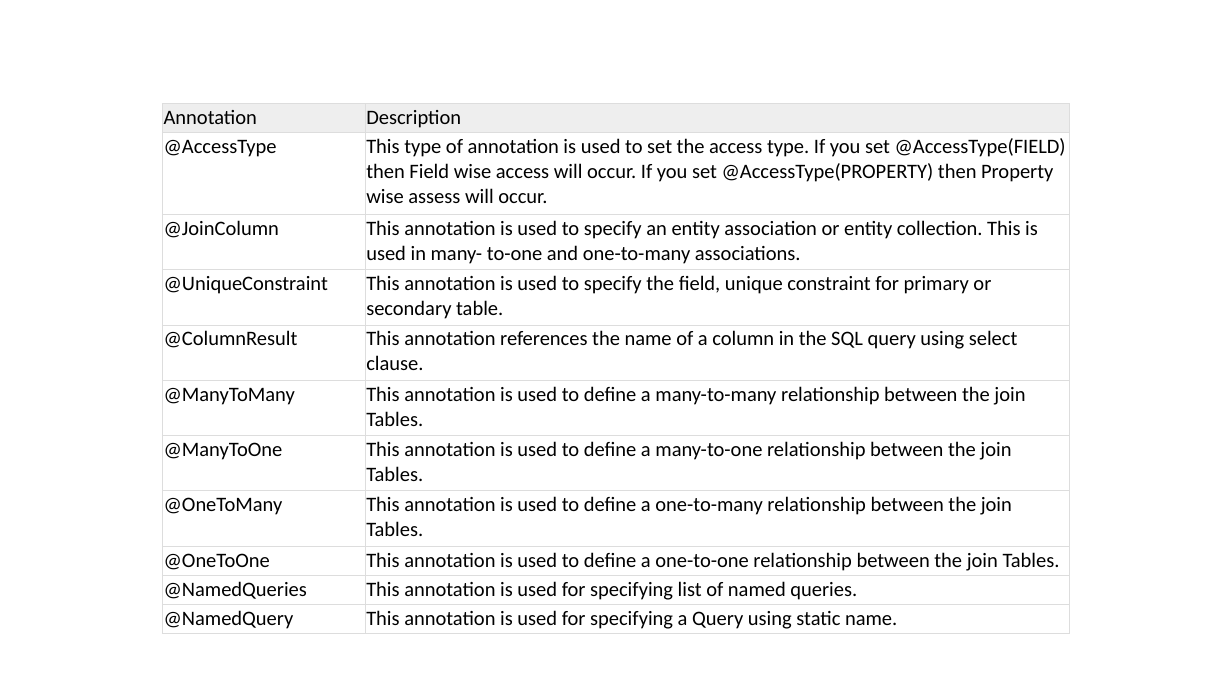
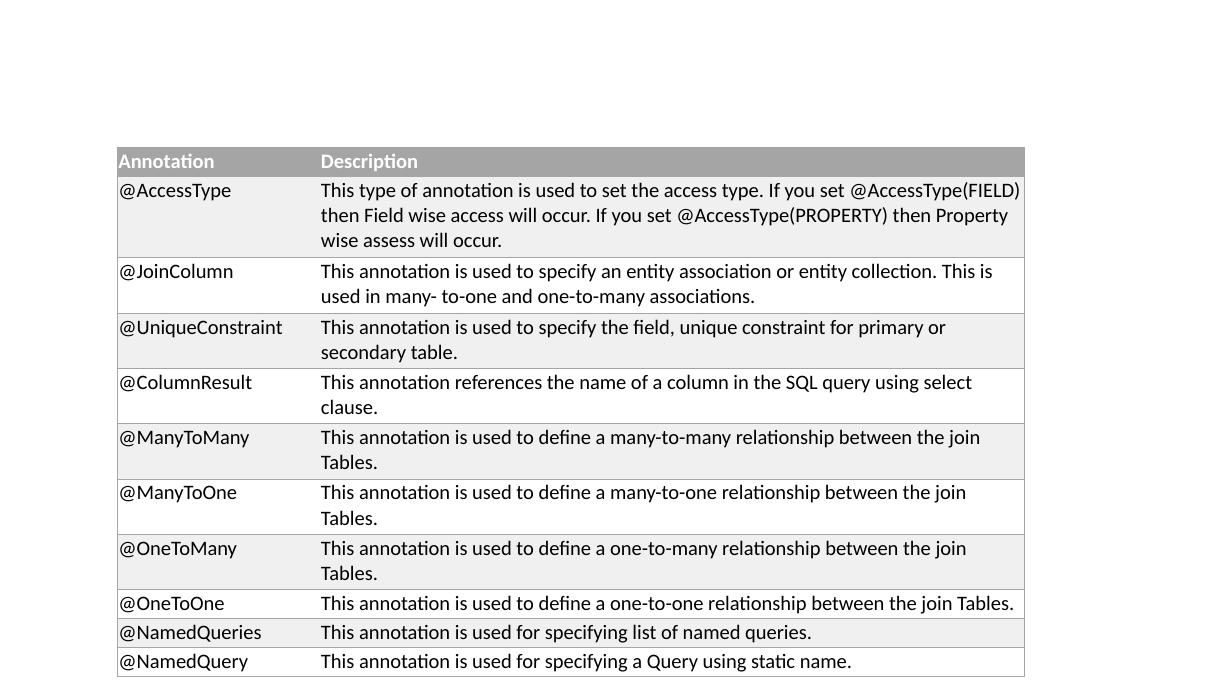
Before and after one commit to lawren43/mytest-repo, a slide deck: slide 20 of test-springmvc/doc/20181018-Spring JPA.pptx. Drawn at 1232x693 pixels with LibreOffice and Linux fonts; fonts in the diff are those of the drawing. Boxes give left, top, right and bottom in pixels: in the first picture for what was removed or moved away, otherwise in the second. Text is boxed around its words. In the diff, an @@ line names an element or a change of style, - is before the commit and + after.

```diff
--- a/test-springmvc/doc/20181018-Spring JPA.pptx
+++ b/test-springmvc/doc/20181018-Spring JPA.pptx
@@ table at (x1=117, y1=147, x2=1024, y2=677) @@
@@ fill #EEEEEE to #A5A5A5 in row 1 @@
@@ fill none to #F0F0F0 in 10 cells @@
@@ fill none to #FFFFFF in 10 cells @@
@@ text colour #000000 to #FFFFFF, bold on in "Annotation", "Description" @@
@@ borders changed @@
@@ table moved from (x1=163, y1=104, x2=1069, y2=633) to (x1=117, y1=147, x2=1024, y2=677) @@
```
Also in this commit, not shown: 3 other slides changed, 39 slides added, 13 other files.
